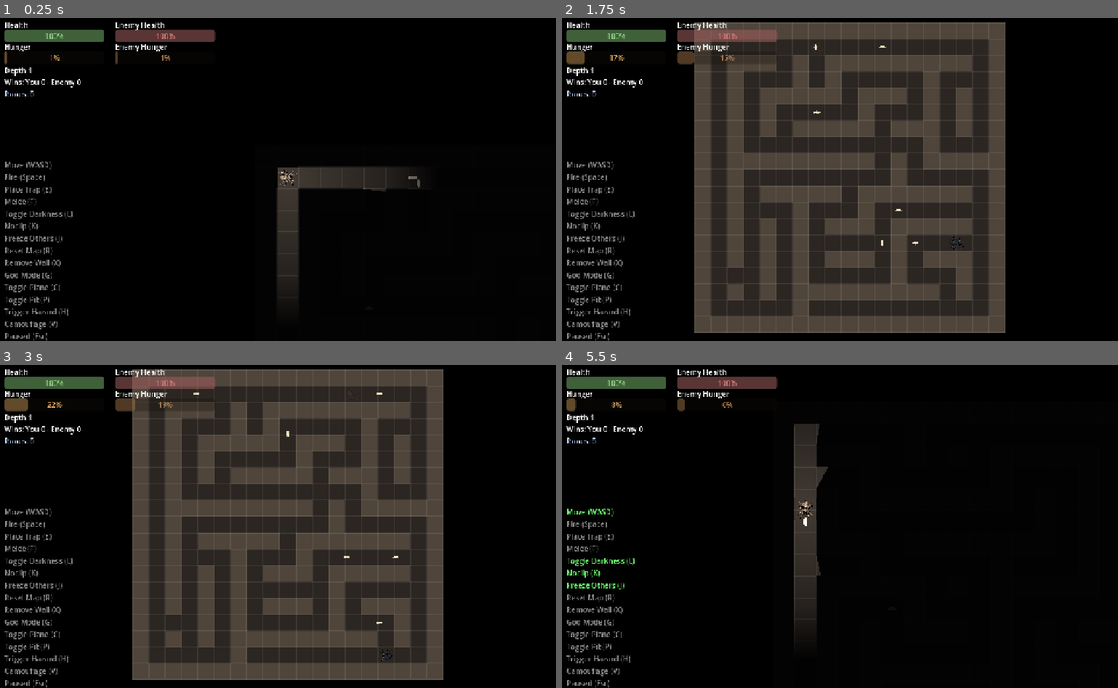
Above: before the commit, frames 1-4 (two rows, left to right).
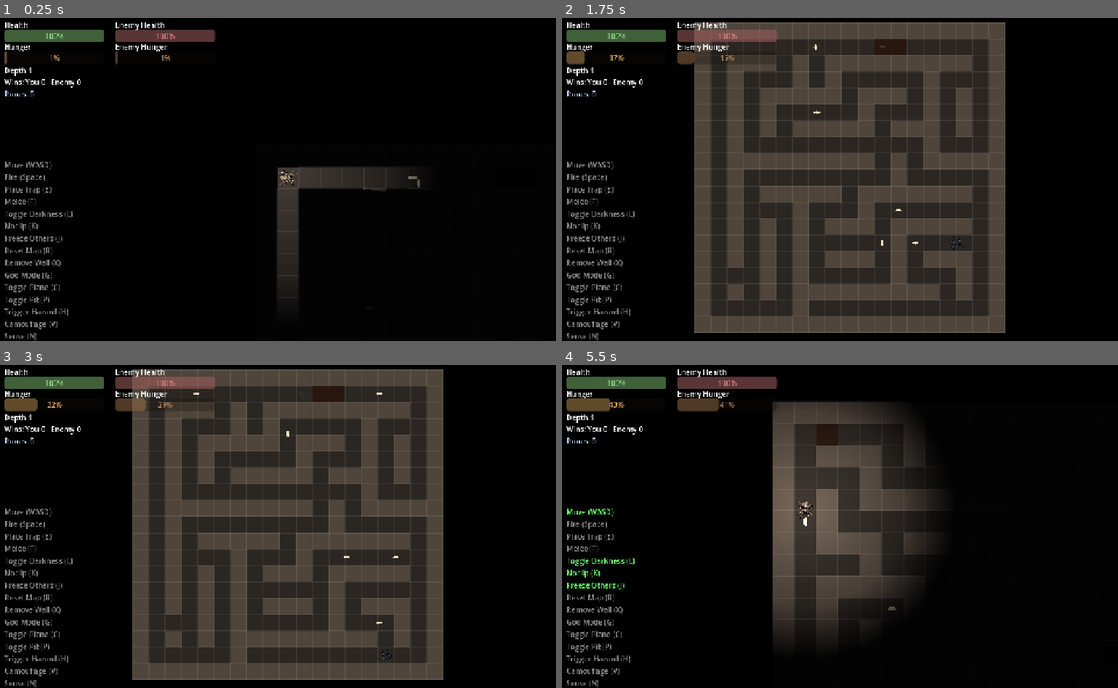
Above: after the commit, the same moments.

Repository: ehix/burrow
Game: Godot game, scene res://world/world.tscn
The game is run twice, just before and just after one commit, with the same random seed, the same clock (stepped at 60 frames per second) and the same inputs.
Inputs (mouse positions are in pixels of both pictures, inside the frame that each line leads up to):
- Up to frame 1 (0.25 s): no input
- Up to frame 2 (1.75 s): tap Enter at 0.5 s; move the mouse to (979, 160) at 0.52 s; hold D (move_right) 0.53-1.25 s; hold L (toggle_darkness) 0.53-1.25 s; tap V (camouflage) at 0.6 s; click (979, 160) at 0.67 s; drag from (734, 192) to (806, 47) at 1.27 s
- Up to frame 3 (3 s): move the mouse to (344, 452) at 2.02 s; hold D (move_right) 2.03-2.75 s; tap N (sense, bound only after the commit) at 2.1 s; tap V (camouflage) at 2.3 s; drag from (261, 591) to (411, 655) at 2.77 s
- Up to frame 4 (5.5 s): tap R (dev_reset_map) at 3.5 s; move the mouse to (1023, 574) at 3.52 s; hold A (move_left) 3.53-4.25 s; hold J (dev_freeze) 3.53-4.25 s; tap N (sense, bound only after the commit) at 3.8 s; tap M (remove_walls_skill, bound only after the commit) at 4.15 s; drag from (673, 474) to (762, 442) at 4.27 s; move the mouse to (878, 523) at 5.02 s; hold S (move_down) from 5.03 s (still down); hold K (dev_noclip) from 5.03 s (still down); click (878, 523) at 5.17 s; tap L (toggle_darkness) at 5.3 s

The runs differ from the first frame. In frame 1, less than 0.1% of the frame differs, in the area x 0-9%, y 97-100%; in frame 2, 0.1%; in frame 3, 0.3%; in frame 4, 15%, in the area x 0-68%, y 10-100%.

Commit message:
Make Camouflage actually evade detection, seed natural pits, wire Sense and Remove Walls
Closes gaps left by the previous wiring pass:

- Camouflage was cosmetic only — Enemy._can_see_player() never checked it.
  Now a camouflaged player is invisible to enemy vision regardless of range
  or line-of-sight: an enemy can't enter CHASE against a hidden player, and
  drops out of an active CHASE the instant camouflage goes up.
- Pits previously only existed via the dev toggle or the Water Ingress
  hazard. Level.build() now seeds two natural pits (away from both spawns)
  every level, so the ceiling plane has a real reason to exist in an
  ordinary playthrough.
- Sense and Remove Walls were scaffolded in the first PR but never attached
  to the player. Both are now real player skills (N / M): Sense actually
  does something now too — its "x-ray" hides wall occluders for its
  duration so the player's vision light passes through nearby walls instead
  of stopping at them; Remove Walls carves the wall tile ahead at a steep
  hunger cost, boundary-gated the same way the design doc specifies.

204/204 tests pass (5 new: Camouflage's evasion effect from both a fresh
and an already-active chase, Sense's occluder toggle, and natural pit
placement never landing on a spawn tile). Headless boot of world.tscn is
clean.

Co-Authored-By: Claude Sonnet 5 <noreply@anthropic.com>

Diff:
--- a/entities/enemy/enemy.gd
+++ b/entities/enemy/enemy.gd
@@ -337,12 +337,27 @@
 
 # --- perception ---------------------------------------------------------------
 
+## Vision alone decides CHASE (design §3 guardrail: Camouflage breaks on any
+## attack, but while it holds, it should actually work — a camouflaged player
+## is invisible to this check regardless of range/line-of-sight, so an active
+## CHASE drops straight back to SEEK_FOOD/PATROL the moment camouflage goes up
+## (see _update_state's fallback branch), and a patrolling enemy never enters
+## CHASE against a hidden player in the first place).
 func _can_see_player() -> bool:
 	if _player == null or not is_instance_valid(_player):
+		return false
+	if _player_is_camouflaged():
 		return false
 	if global_position.distance_to(_player.global_position) > vision_range:
 		return false
 	return _has_line_of_sight(_player.global_position)
+
+
+func _player_is_camouflaged() -> bool:
+	if _player == null:
+		return false
+	var camo := _player.get_node_or_null("CamouflageSkill") as CamouflageSkill
+	return camo != null and camo.active
 
 
 func _has_line_of_sight(target_pos: Vector2) -> bool:
--- a/entities/player/player.gd
+++ b/entities/player/player.gd
@@ -22,6 +22,9 @@
 @onready var _mover: GridMover = $GridMover
 @onready var _plane: PlaneComponent = $PlaneComponent
 @onready var _camouflage: CamouflageSkill = $CamouflageSkill
+@onready var _status: StatusEffectComponent = $StatusEffectComponent
+@onready var _sense: SenseSkill = $SenseSkill
+@onready var _remove_walls: RemoveWallsSkill = $RemoveWallsSkill
 
 var facing := Vector2.RIGHT
 var _dead := false
@@ -36,6 +39,8 @@
 	_mover.block_check = _blocked
 	_mover.step_finished.connect(_on_step_finished)
 	_plane.plane_changed.connect(_on_plane_changed)
+	_status.effect_applied.connect(_on_effect_applied)
+	_status.effect_expired.connect(_on_effect_expired)
 	_restore_vitals()
 	health.health_changed.connect(_on_health_changed)
 	health.damaged.connect(func(amount: float) -> void: EventBus.player_damaged.emit(amount))
@@ -75,6 +80,10 @@
 		_plane.transition()
 	if Input.is_action_just_pressed("camouflage"):
 		_camouflage.activate(self)
+	if Input.is_action_just_pressed("sense"):
+		_sense.activate(self)
+	if Input.is_action_just_pressed("remove_walls_skill"):
+		_remove_walls.activate(self)
 
 
 ## Called by Level right after instancing, mirroring Enemy.bind_level() — lets
@@ -116,6 +125,21 @@
 	sprite.modulate = Color(0.55, 0.65, 0.85, 0.85) if plane == Level.Layer.CEILING else Color.WHITE
 
 
+## SenseSkill (and FungusSenseItem) both just apply a timed "sense" tag on
+## this component — this is where that tag actually does something: the
+## Level's wall occluders stop blocking the player's vision light, so nearby
+## structure/critters/hostiles show through a wall within light range (a
+## local x-ray, not a full-map reveal — that's the separate darkness toggle).
+func _on_effect_applied(id: StringName, _magnitude: float, _duration: float) -> void:
+	if id == &"sense" and _level != null:
+		_level.set_sense_active(true)
+
+
+func _on_effect_expired(id: StringName) -> void:
+	if id == &"sense" and _level != null:
+		_level.set_sense_active(false)
+
+
 ## Strike one tile ahead: light damage + shove + stun on a spider, or an
 ## outright kill on a larva. The slash VFX always plays on a swing, even a
 ## whiff; hunger is only spent on a landed hit (the max-hunger fail-safe in
--- a/entities/player/player.tscn
+++ b/entities/player/player.tscn
@@ -12,6 +12,9 @@
 [ext_resource type="Texture2D" uid="uid://dftihn8h8qdhc" path="res://assets/sprites/player_wolf_spider.png" id="9_wolf"]
 [ext_resource type="Script" path="res://components/plane_component.gd" id="11_plane"]
 [ext_resource type="Script" path="res://entities/skills/camouflage_skill.gd" id="12_camo"]
+[ext_resource type="Script" path="res://components/status_effect_component.gd" id="13_status"]
+[ext_resource type="Script" path="res://entities/skills/sense_skill.gd" id="14_sense"]
+[ext_resource type="Script" path="res://entities/skills/remove_walls_skill.gd" id="15_removewalls"]
 
 [sub_resource type="CircleShape2D" id="CircleShape2D_body"]
 radius = 10.0
@@ -91,3 +94,14 @@
 
 [node name="CamouflageSkill" type="Node" parent="."]
 script = ExtResource("12_camo")
+
+[node name="StatusEffectComponent" type="Node" parent="."]
+script = ExtResource("13_status")
+
+[node name="SenseSkill" type="Node" parent="."]
+script = ExtResource("14_sense")
+
+[node name="RemoveWallsSkill" type="Node" parent="."]
+script = ExtResource("15_removewalls")
+cooldown = 1.0
+hunger_cost = 25.0
--- a/project.godot
+++ b/project.godot
@@ -119,6 +119,16 @@
 "events": [Object(InputEventKey,"resource_local_to_scene":false,"resource_name":"","device":-1,"window_id":0,"alt_press …(190 unchanged characters)…
 ]
 }
+sense={
+"deadzone": 0.5,
+"events": [Object(InputEventKey,"resource_local_to_scene":false,"resource_name":"","device":-1,"window_id":0,"alt_pressed":false,"shift_pressed":false,"ctrl_pressed":false,"meta_pressed":false,"pressed":false,"keycode":0,"physical_keycode":78,"key_label":0,"unicode":0,"location":0,"echo":false,"script":null)
+]
+}
+remove_walls_skill={
+"deadzone": 0.5,
+"events": [Object(InputEventKey,"resource_local_to_scene":false,"resource_name":"","device":-1,"window_id":0,"alt_pressed":false,"shift_pressed":false,"ctrl_pressed":false,"meta_pressed":false,"pressed":false,"keycode":0,"physical_keycode":77,"key_label":0,"unicode":0,"location":0,"echo":false,"script":null)
+]
+}
 pause={
 "deadzone": 0.5,
 "events": [Object(InputEventKey,"resource_local_to_scene":false,"resource_name":"","device":-1,"window_id":0,"alt_press …(195 unchanged characters)…
--- a/tests/test_control_indicators.gd
+++ b/tests/test_control_indicators.gd
@@ -24,7 +24,7 @@
 
 func test_builds_one_entry_per_tracked_action() -> void:
 	var indicators := _make()
-	assert_eq(indicators._entries.size(), 15)
+	assert_eq(indicators._entries.size(), 17)
 
 
 func test_held_entry_lights_up_while_its_check_is_true() -> void:
--- /dev/null
+++ b/tests/test_enemy_camouflage_evasion.gd
@@ -0,0 +1,68 @@
+extends GutTest
+## Camouflage's actual payoff (design §3): a camouflaged player is invisible
+## to Enemy._can_see_player() regardless of range/line-of-sight, so CHASE
+## can't start against a hidden player, and an active CHASE drops away the
+## moment camouflage goes up.
+
+const EnemyScene := preload("res://entities/enemy/enemy.tscn")
+
+
+func _make_enemy() -> Enemy:
+	var enemy: Enemy = EnemyScene.instantiate()
+	add_child_autofree(enemy)
+	enemy.global_position = Vector2(500, 500)
+	return enemy
+
+
+func _make_player_with_camouflage() -> Node2D:
+	var player := Node2D.new()
+	player.add_to_group("player")
+	add_child_autofree(player)
+	# CamouflageSkill._on_activate() needs a "Sprite" child to dim — without
+	# one it no-ops (never sets `active`), same as it would for a real
+	# spider missing a Sprite, so the double must have one too.
+	var sprite := Sprite2D.new()
+	sprite.name = "Sprite"
+	player.add_child(sprite)
+	var camo := CamouflageSkill.new()
+	# A runtime-created node isn't auto-named after its class_name (that only
+	# happens for nodes placed in a .tscn) — Enemy._player_is_camouflaged()
+	# looks it up as "CamouflageSkill" by name, exactly like player.tscn wires
+	# it, so the test double must match that name too.
+	camo.name = "CamouflageSkill"
+	player.add_child(camo)
+	return player
+
+
+func test_cannot_see_a_camouflaged_player_even_at_point_blank_range() -> void:
+	var enemy := _make_enemy()
+	var player := _make_player_with_camouflage()
+	player.global_position = enemy.global_position
+	enemy._player = player
+	(player.get_node("CamouflageSkill") as CamouflageSkill).activate(player)
+
+	assert_false(enemy._can_see_player(), "camouflage hides the player even up close")
+
+
+func test_uncamouflaged_player_is_seen_normally() -> void:
+	var enemy := _make_enemy()
+	var player := _make_player_with_camouflage() # has the skill, but never activated
+	player.global_position = enemy.global_position
+	enemy._player = player
+
+	assert_true(enemy._can_see_player())
+
+
+func test_camouflage_drops_an_enemy_out_of_an_active_chase() -> void:
+	var enemy := _make_enemy()
+	var player := _make_player_with_camouflage()
+	player.global_position = enemy.global_position + Vector2(48, 0)
+	enemy._player = player
+	enemy.state = Enemy.State.CHASE
+	enemy._state_lock_left = 0.0
+	enemy.hunger.current_hunger = 0.0 # so the fallback branch lands on PATROL, not SEEK_FOOD
+
+	(player.get_node("CamouflageSkill") as CamouflageSkill).activate(player)
+	enemy._update_state()
+
+	assert_ne(enemy.state, Enemy.State.CHASE, "an active chase ends once the target vanishes")
--- /dev/null
+++ b/tests/test_level_sense_and_pits.gd
@@ -0,0 +1,37 @@
+extends GutTest
+## Level's SenseSkill x-ray hook and natural pit seeding (design §4 and §7).
+
+
+func _make_level() -> Level:
+	var level: Level = preload("res://world/level.tscn").instantiate()
+	add_child_autofree(level)
+	level.build()
+	return level
+
+
+func test_set_sense_active_hides_wall_occluders() -> void:
+	var level := _make_level()
+	var any_occluder: Node = null
+	for nodes in level._wall_nodes.values():
+		any_occluder = nodes.get("occluder")
+		break
+	assert_not_null(any_occluder, "the freshly-built level should have at least one wall")
+
+	level.set_sense_active(true)
+	assert_false(any_occluder.visible, "wall occluders stop blocking light while sense is active")
+
+	level.set_sense_active(false)
+	assert_true(any_occluder.visible, "occluders are restored once sense ends")
+
+
+func test_build_seeds_natural_pits_away_from_both_spawns() -> void:
+	var level := _make_level()
+	var pit_count := 0
+	var player_tile := level.tile_of(level.player.global_position)
+	var enemy_tile := level.tile_of(level.enemy.global_position)
+	for cell in level.maze.open_cells():
+		if level.maze.is_pit(cell.x, cell.y):
+			pit_count += 1
+			assert_ne(cell, player_tile, "a natural pit never lands on the player's spawn tile")
+			assert_ne(cell, enemy_tile, "a natural pit never lands on the enemy's spawn tile")
+	assert_eq(pit_count, Level.NATURAL_PIT_COUNT)
--- a/ui/control_indicators.gd
+++ b/ui/control_indicators.gd
@@ -42,6 +42,8 @@
 	_add_one_shot(root, "Toggle Pit (P)", "dev_toggle_pit")
 	_add_one_shot(root, "Trigger Hazard (H)", "dev_trigger_hazard")
 	_add_one_shot(root, "Camouflage (V)", "camouflage")
+	_add_one_shot(root, "Sense (N)", "sense")
+	_add_one_shot(root, "Remove Walls Skill (M)", "remove_walls_skill")
 	_add_held(root, "Paused (Esc)", func() -> bool: return get_tree().paused)
 
 
--- a/world/level.gd
+++ b/world/level.gd
@@ -15,6 +15,10 @@
 ## One larva per this many open tiles sets the on-board cap (map-size scaled).
 const LARVA_TILES_PER_CAP := 10
 const LARVA_CAP_MAX := 18
+## Pits seeded naturally at build time (design §7), away from both spawns —
+## without these the ceiling plane has nothing to bypass in a normal
+## playthrough short of the Water Ingress hazard or the dev pit-toggle tool.
+const NATURAL_PIT_COUNT := 2
 
 const PlayerScene := preload("res://entities/player/player.tscn")
 const EnemyScene := preload("res://entities/enemy/enemy.tscn")
@@ -70,6 +74,7 @@
 	_astar = GridNav.build(maze, TILE_SIZE)
 	_larva_cap = mini(LARVA_CAP_MAX, maxi(LARVA_COUNT, maze.open_cells().size() / LARVA_TILES_PER_CAP))
 	_spawn_entities()
+	_seed_natural_pits()
 	apply_darkness()
 	_hazard_director = HazardDirector.new()
 	add_child(_hazard_director)
@@ -125,6 +130,20 @@
 		var light := player.get_node_or_null("VisionLight") as PointLight2D
 		if light != null:
 			light.enabled = on
+
+
+## SenseSkill's x-ray (design §4): while active, every wall occluder stops
+## blocking light — the vision light passes through nearby walls instead of
+## stopping at them, revealing structure/critters/hostiles just beyond one
+## within light range. A local x-ray, not the full-map reveal the darkness
+## dev toggle does. Only affects walls that exist right now; a wall carved
+## open/collapsed mid-effect is unaffected either way (its occluder is
+## freed/spawned fresh, defaulting to normally-visible).
+func set_sense_active(active: bool) -> void:
+	for nodes in _wall_nodes.values():
+		var occ = nodes.get("occluder")
+		if occ != null and is_instance_valid(occ):
+			occ.visible = not active
 
 
 func _build_collision_and_occluders() -> void:
@@ -282,6 +301,23 @@
 	_spawn_larvae([player_cell, enemy_cell])
 
 
+## Flag a handful of random open, non-spawn tiles as pits so the ceiling
+## plane has something to bypass in a normal playthrough, not just via the
+## Water Ingress hazard or the dev pit-toggle tool.
+func _seed_natural_pits() -> void:
+	var reserved := {tile_of(player.global_position): true, tile_of(enemy.global_position): true}
+	var cells := maze.open_cells()
+	cells.shuffle()
+	var placed := 0
+	for cell in cells:
+		if placed >= NATURAL_PIT_COUNT:
+			break
+		if reserved.has(cell):
+			continue
+		set_pit_at(cell, true)
+		placed += 1
+
+
 func _spawn_larvae(reserved: Array) -> void:
 	var cells := maze.open_cells()
 	cells.shuffle()
Not shown: 1 places in entities/player/player.tscn that only renumber resources
Not shown, added: tests/test_enemy_camouflage_evasion.gd.uid
Not shown, added: tests/test_level_sense_and_pits.gd.uid
